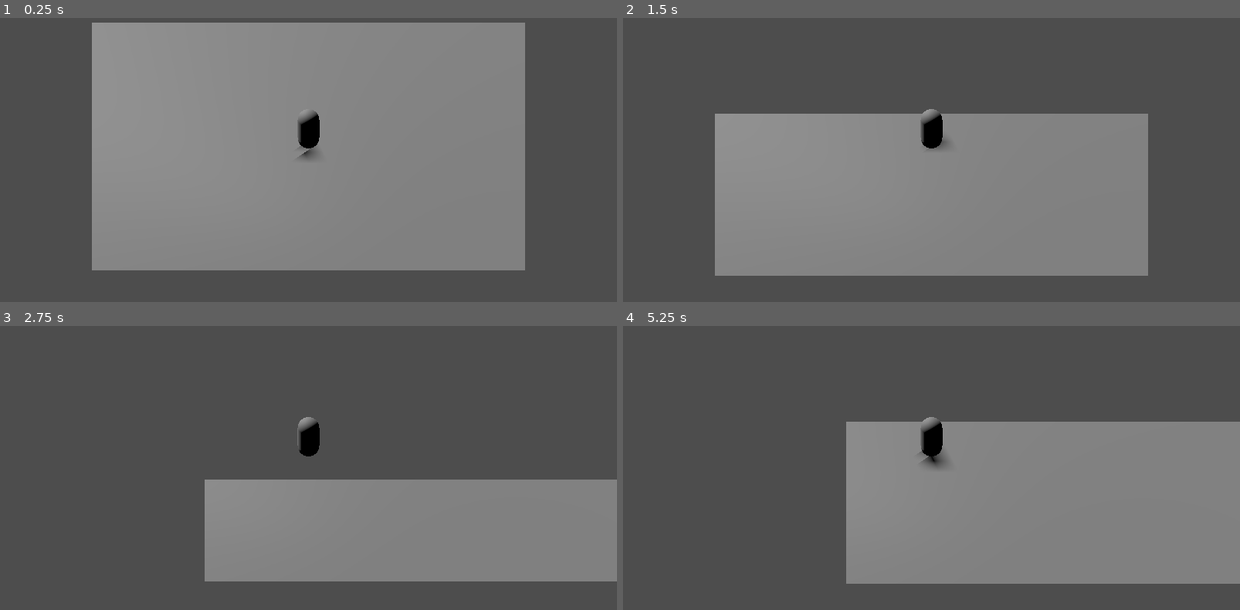
Above: before the commit, frames 1-4 (two rows, left to right).
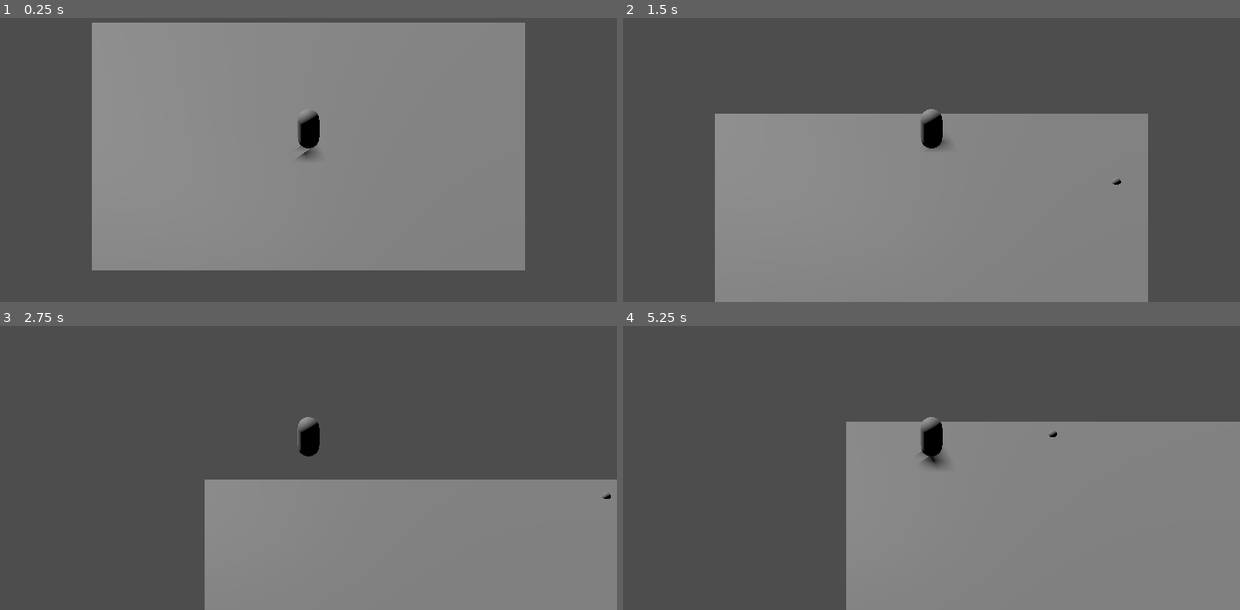
Above: after the commit, the same moments.

Repository: DutssZ/Felpojam
Game: Godot game, scene res://playground.tscn
Same seed, same stepped clock (60 frames per second), same inputs: the game is played once before the commit and once after it.
Inputs (mouse positions are in pixels of both pictures, inside the frame that each line leads up to):
- Up to frame 1 (0.25 s): no input
- Up to frame 2 (1.5 s): tap Enter at 0.5 s; move the mouse to (900, 196) at 0.52 s; hold W (movement_north) from 0.53 s (still down); move the mouse to (1116, 179) at 1.27 s
- Up to frame 3 (2.75 s): move the mouse to (123, 385) at 2.02 s; release W (movement_north) at 2.03 s; hold A (movement_west) from 2.03 s (still down)
- Up to frame 4 (5.25 s): move the mouse to (962, 436) at 2.77 s; move the mouse to (838, 348) at 3.52 s; release A (movement_west) at 3.53 s; hold S (movement_south) 3.53-4.28 s; move the mouse to (1067, 419) at 4.27 s; hold D (movement_east) 4.28-5.03 s; move the mouse to (808, 453) at 5.02 s; hold W (movement_north) from 5.03 s (still down)

The runs differ from the first frame. In frame 2, 6.5% of the frame differs, in the area x 14-86%, y 56-100%; in frame 3, 6.7%, in the area x 33-100%, y 58-100%; in frame 4, 5.9%.

Commit message:
Mouse Raycast
Um objeto na posição do mouse em espaço global

Diff:
--- /dev/null
+++ b/falpojam/mouse.gd
@@ -0,0 +1,15 @@
+extends Camera3D
+
+@onready var pointer = $"../../../Pointer"
+
+func _physics_process(delta):
+	var space_state = get_world_3d().direct_space_state
+
+	var from = self.project_ray_origin(get_viewport().get_mouse_position())
+	var to = from + self.project_ray_normal(get_viewport().get_mouse_position()) * 2000
+
+	var query = PhysicsRayQueryParameters3D.create(from, to, 2, [self])
+	var result = space_state.intersect_ray(query)
+
+	if result.has("position"):
+		pointer.position = result["position"]
--- /dev/null
+++ b/falpojam/player.tscn
@@ -0,0 +1,21 @@
+[gd_scene load_steps=4 format=3 uid="uid://cnteskxla05xe"]
+
+[ext_resource type="Script" uid="uid://cbxq8wmbhs6us" path="res://player.gd" id="1_4flbx"]
+
+[sub_resource type="CapsuleMesh" id="CapsuleMesh_edjgo"]
+
+[sub_resource type="CapsuleShape3D" id="CapsuleShape3D_rupst"]
+
+[node name="Player" type="CharacterBody3D"]
+script = ExtResource("1_4flbx")
+speed = 8.0
+MinAcceleration = 30.0
+
+[node name="PlayerMesh" type="MeshInstance3D" parent="."]
+transform = Transform3D(1, 0, 0, 0, 1, 0, 0, 0, 1, 0, 1, 0)
+mesh = SubResource("CapsuleMesh_edjgo")
+skeleton = NodePath("")
+
+[node name="PlayerCollision" type="CollisionShape3D" parent="."]
+transform = Transform3D(1, 0, 0, 0, 1, 0, 0, 0, 1, 0, 1, 0)
+shape = SubResource("CapsuleShape3D_rupst")
--- a/falpojam/playground.tscn
+++ b/falpojam/playground.tscn
@@ -1,10 +1,7 @@
 [gd_scene load_steps=6 format=3 uid="uid://dwp24mktrsceh"]
 
-[ext_resource type="Script" uid="uid://cbxq8wmbhs6us" path="res://player.gd" id="1_rupst"]
-
-[sub_resource type="CapsuleMesh" id="CapsuleMesh_edjgo"]
-
-[sub_resource type="CapsuleShape3D" id="CapsuleShape3D_rupst"]
+[ext_resource type="PackedScene" uid="uid://cnteskxla05xe" path="res://player.tscn" id="1_rupst"]
+[ext_resource type="Script" uid="uid://do62x8cvc4bwc" path="res://mouse.gd" id="2_wt17y"]
 
 [sub_resource type="PlaneMesh" id="PlaneMesh_edjgo"]
 size = Vector2(20, 20)
@@ -12,29 +9,22 @@
 [sub_resource type="BoxShape3D" id="BoxShape3D_wt17y"]
 size = Vector3(20, 1, 20)
 
+[sub_resource type="SphereMesh" id="SphereMesh_wt17y"]
+radius = 0.2
+height = 0.4
+
 [node name="Playground" type="Node3D"]
 
-[node name="Player" type="CharacterBody3D" parent="."]
-script = ExtResource("1_rupst")
-speed = 8.0
-MinAcceleration = 30.0
-
-[node name="PlayerMesh" type="MeshInstance3D" parent="Player"]
-transform = Transform3D(1, 0, 0, 0, 1, 0, 0, 0, 1, 0, 1, 0)
-mesh = SubResource("CapsuleMesh_edjgo")
-skeleton = NodePath("")
-
-[node name="PlayerCollision" type="CollisionShape3D" parent="Player"]
-transform = Transform3D(1, 0, 0, 0, 1, 0, 0, 0, 1, 0, 1, 0)
-shape = SubResource("CapsuleShape3D_rupst")
+[node name="Player" parent="." instance=ExtResource("1_rupst")]
 
 [node name="Arm" type="Node3D" parent="Player"]
 transform = Transform3D(1, 0, 0, 0, 0.819152, 0.573576, 0, -0.573576, 0.819152, 0, 1, 0)
 
-[node name="Camera3D" type="Camera3D" parent="Player/Arm"]
-transform = Transform3D(1, 0, 0, 0, 1, 0, 0, 0, 1, 0, 0, 8)
+[node name="Camera" type="Camera3D" parent="Player/Arm"]
+transform = Transform3D(1, 0, 0, 0, 1, 0, 0, 0, 1, 0, 0, 11.4592)
 projection = 1
 size = 16.0
+script = ExtResource("2_wt17y")
 
 [node name="Floor" type="StaticBody3D" parent="."]
 collision_layer = 3
@@ -51,3 +41,8 @@
 transform = Transform3D(0.866025, 0, -0.5, 0.433013, -0.5, 0.75, -0.25, -0.866025, -0.433013, 0, 5, 0)
 shadow_enabled = true
 sky_mode = 1
+
+[node name="Pointer" type="MeshInstance3D" parent="."]
+transform = Transform3D(1, 0, 0, 0, 0.819152, 0.573576, 0, -0.573576, 0.819152, 0, 7.57272, 9.38683)
+mesh = SubResource("SphereMesh_wt17y")
+skeleton = NodePath("../Player/Arm/Camera")
Not shown, added: falpojam/mouse.gd.uid
